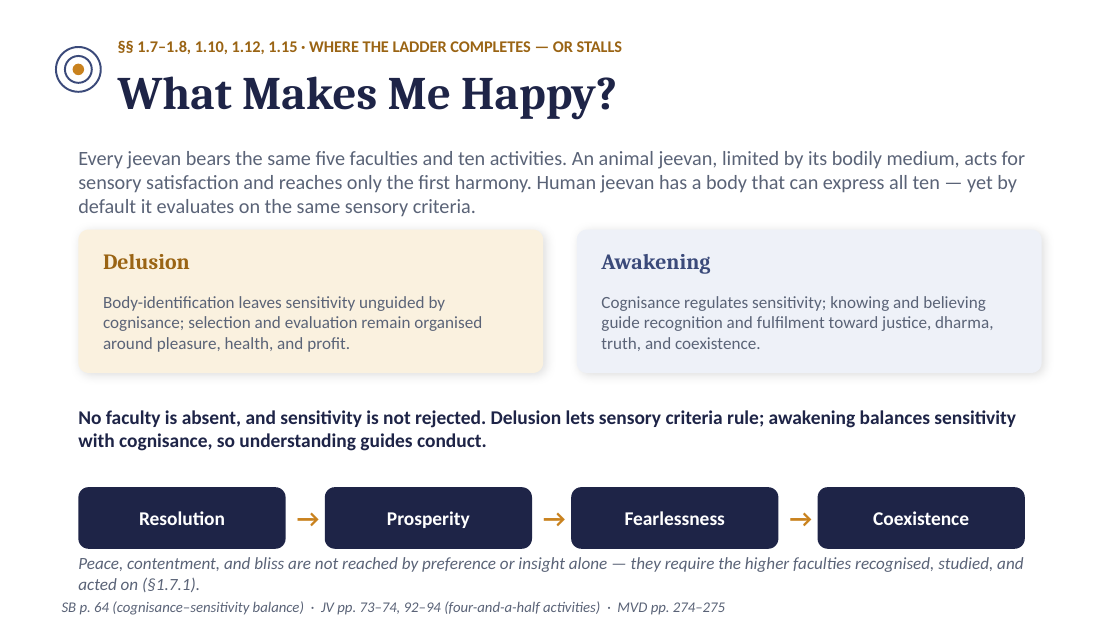
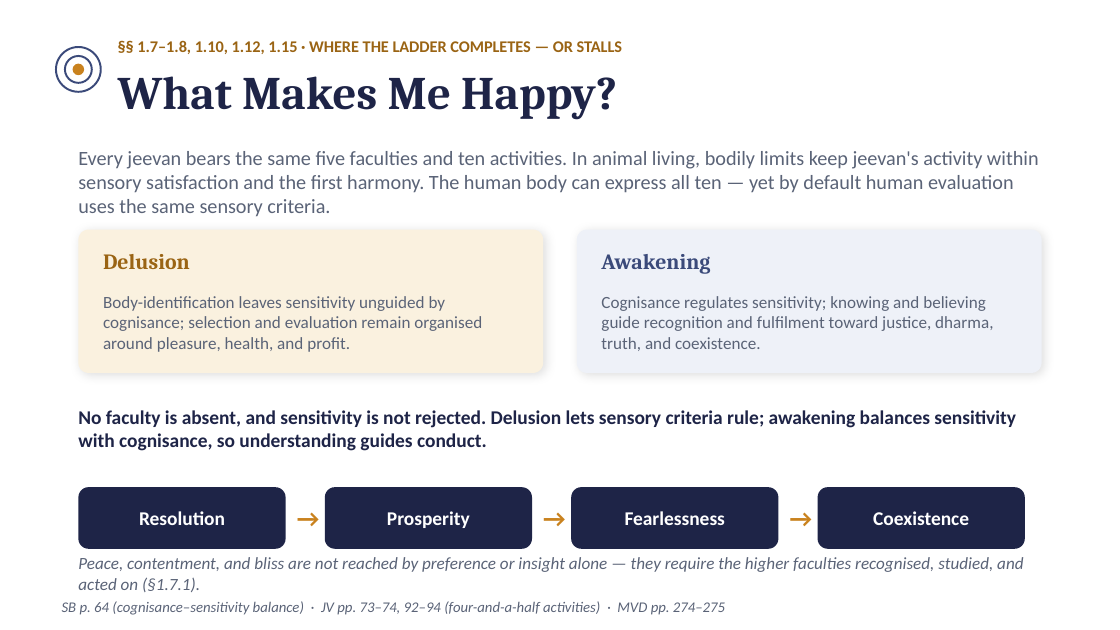
Before and after one commit to raghavamohan/AnalyticMadhyasthDarshan, a slide deck: slide 20 of Studies/The-Ontology-of-Coexistence/The-Ontology-of-Existence-Madhyasth-Darshan.pptx. Drawn at 1120x630 pixels with LibreOffice and Linux fonts; fonts in the diff are those of the drawing. Boxes give left, top, right and bottom in pixels: in the first picture for what was removed or moved away, otherwise in the second. Text is boxed around its words. In the diff, an @@ line names an element or a change of style, - is before the commit and + after.

Commit message:
Clarify activity and action in ontology study

```diff
--- a/Studies/The-Ontology-of-Coexistence/The-Ontology-of-Existence-Madhyasth-Darshan.pptx
+++ b/Studies/The-Ontology-of-Coexistence/The-Ontology-of-Existence-Madhyasth-Darshan.pptx
@@ text at [78,151,1039,217]: text changed @@
-Every jeevan bears the same five faculties and ten activities. An animal jeevan, limited by its bodily medium, acts for sensory satisfaction and reaches only the first harmony. Human jeevan has a body that can express all ten — yet by default it evaluates on the same sensory criteria.
+Every jeevan bears the same five faculties and ten activities. In animal living, bodily limits keep jeevan's activity within sensory satisfaction and the first harmony. The human body can express all ten — yet by default human evaluation uses the same sensory criteria.
```
Also in this commit, not shown: 2 other slides changed, 16 other files.
